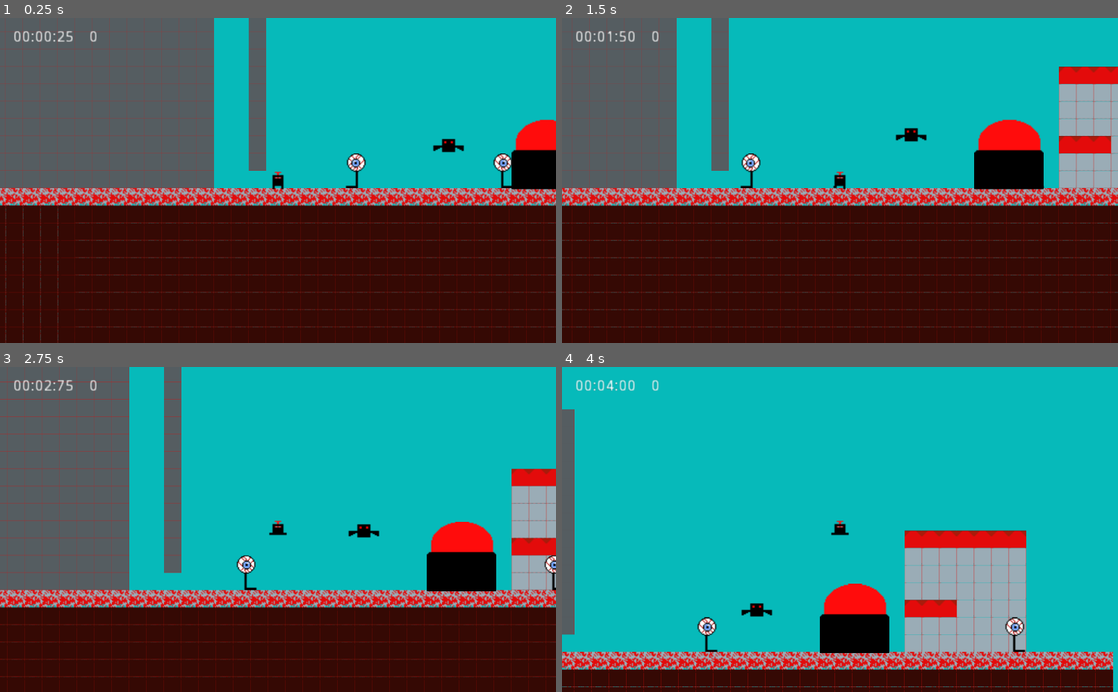
Above: before the commit, frames 1-4 (two rows, left to right).
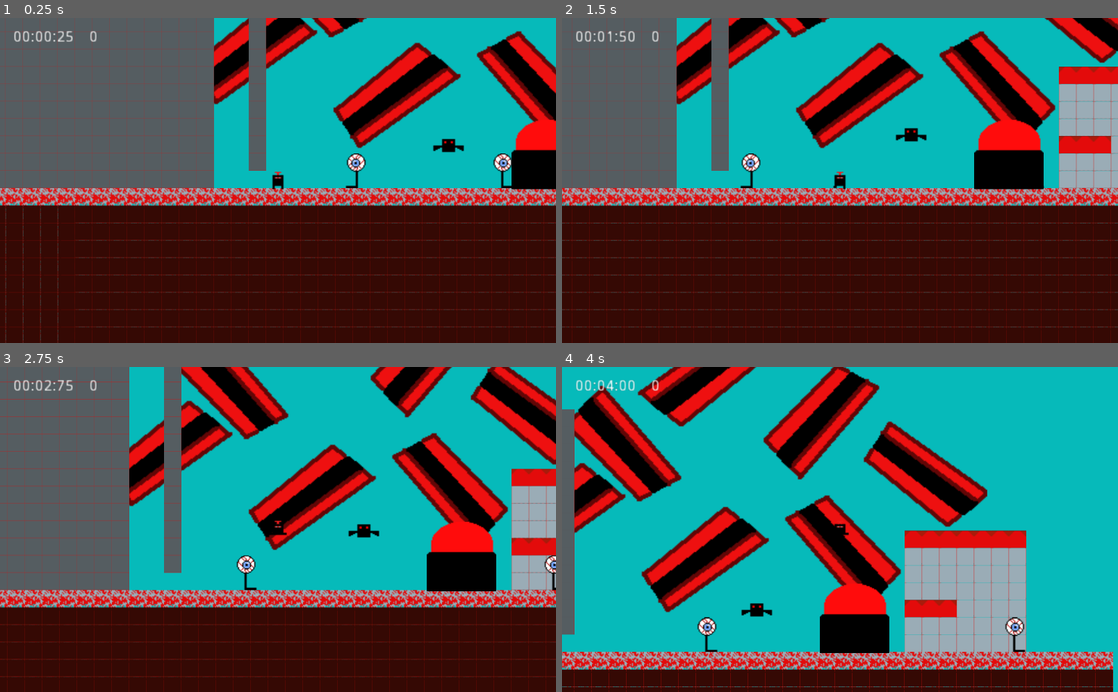
Above: after the commit, the same moments.

Repository: tompasini/Born4Lazers
Game: Godot game, scene res://Worlds/Red World/RedLevel1.tscn
Two runs of this game, one before a commit and one after it. Both use one fixed random seed, a clock stepped at 60 frames per second and the inputs below.
Inputs (mouse positions are in pixels of both pictures, inside the frame that each line leads up to):
- Up to frame 1 (0.25 s): no input
- Up to frame 2 (1.5 s): move the mouse to (962, 164) at 0.52 s; hold D (right) from 0.53 s (still down); tap Space (jump) at 0.6, 0.77, 1.07 s; move the mouse to (728, 196) at 1.27 s; tap Shift (run) at 1.35 s
- Up to frame 3 (2.75 s): tap Space (jump) at 1.52, 1.55, 1.82, 2.3 s; move the mouse to (333, 458) at 2.02 s; release D (right) at 2.03 s; hold A (left) from 2.03 s (still down); click (333, 458) at 2.1 s
- Up to frame 4 (4 s): move the mouse to (812, 594) at 2.77 s; release A (left) at 2.78 s; hold D (right) from 2.78 s (still down); tap Space (jump) at 2.85, 3.02, 3.32, 3.77, 3.8 s; move the mouse to (1006, 578) at 3.52 s; hold Shift (run) from 3.53 s (still down)

The runs differ from the first frame. In frame 1, 8.2% of the frame differs, in the area x 38-100%, y 0-41%; in frame 2, 10%; in frame 3, 15%; in frame 4, 20%, in the area x 2-77%, y 0-76%.

Commit message:
checking wall, and wall jump animation

Diff:
--- a/Enemies/Eyebes.tscn
+++ b/Enemies/Eyebes.tscn
@@ -9,9 +9,14 @@
 
 [sub_resource type="SpriteFrames" id=1]
 animations = [ {
-"frames": [ ExtResource( 1 ), ExtResource( 4 ) ],
+"frames": [ ExtResource( 5 ) ],
 "loop": true,
-"name": "walk",
+"name": "fall",
+"speed": 5.0
+}, {
+"frames": [ ExtResource( 6 ) ],
+"loop": true,
+"name": "hit",
 "speed": 5.0
 }, {
 "frames": [ ExtResource( 2 ) ],
@@ -19,14 +24,9 @@
 "name": "squished",
 "speed": 5.0
 }, {
-"frames": [ ExtResource( 6 ) ],
+"frames": [ ExtResource( 1 ), ExtResource( 4 ) ],
 "loop": true,
-"name": "hit",
-"speed": 5.0
-}, {
-"frames": [ ExtResource( 5 ) ],
-"loop": true,
-"name": "fall",
+"name": "walk",
 "speed": 5.0
 } ]
 
--- a/LZer.tscn
+++ b/LZer.tscn
@@ -10,8 +10,9 @@
 [ext_resource path="res://Assets/L Zer/Lzer Hit.png" type="Texture" id=8]
 [ext_resource path="res://Assets/L Zer/Lzer Walk 1.png" type="Texture" id=9]
 [ext_resource path="res://Assets/L Zer/Lzer Walk 2.png" type="Texture" id=10]
-[ext_resource path="res://Assets/L Zer/Lzer Wall Jump 2.png" type="Texture" id=11]
+[ext_resource path="res://Assets/L Zer/WallJumpLeft.png" type="Texture" id=11]
 [ext_resource path="res://Assets/L Zer/Lzer Wall Jump 1 Backwards.png" type="Texture" id=12]
+[ext_resource path="res://Assets/L Zer/Lzer Wall Jump 1.png" type="Texture" id=13]
 
 [sub_resource type="SpriteFrames" id=1]
 animations = [ {
@@ -33,6 +34,16 @@
 "frames": [ ExtResource( 4 ) ],
 "loop": true,
 "name": "jump",
+"speed": 5.0
+}, {
+"frames": [ ExtResource( 11 ) ],
+"loop": true,
+"name": "left_wall",
+"speed": 5.0
+}, {
+"frames": [ ExtResource( 13 ) ],
+"loop": true,
+"name": "right_wall",
 "speed": 5.0
 }, {
 "frames": [ ExtResource( 3 ) ],
@@ -66,5 +77,17 @@
 [node name="Timer" type="Timer" parent="."]
 wait_time = 3.0
 
+[node name="LeftSide" type="RayCast2D" parent="."]
+position = Vector2( -2, 0 )
+enabled = true
+cast_to = Vector2( -8, 0 )
+collision_mask = 3
+
+[node name="RightSide" type="RayCast2D" parent="."]
+position = Vector2( 2, 0 )
+enabled = true
+cast_to = Vector2( 8, 0 )
+collision_mask = 3
+
 [connection signal="animation_finished" from="AnimatedSprite" to="." method="_on_AnimatedSprite_animation_finished"]
 [connection signal="timeout" from="Timer" to="." method="_on_Timer_timeout"]
--- a/Scripts/Eybes.gd
+++ b/Scripts/Eybes.gd
@@ -13,7 +13,6 @@
 	$FloorChecker.enabled = detects_cliffs
 
 func  _physics_process(delta):
-
 	if(is_on_wall() || (!$FloorChecker.is_colliding() && detects_cliffs && is_on_floor())):
 		direction *= -1
 		$AnimatedSprite.flip_h = !$AnimatedSprite.flip_h
--- a/Scripts/LZer.gd
+++ b/Scripts/LZer.gd
@@ -5,6 +5,7 @@
 var alive = true
 var finished = false
 var direction = 1
+var oldDirection = 1
 var speedMultiplier = 1
 const SPEED = 90
 const JUMPFORCE = -550
@@ -47,9 +48,14 @@
 		else:
 			if(velocity.y < 0):
 				velocity.y = 0
+			$AnimatedSprite.flip_h = false
+			if($LeftSide.is_colliding()):
+				$AnimatedSprite.play("left_wall")
+			elif($RightSide.is_colliding()):
+				$AnimatedSprite.play("right_wall")
 			velocity.y += 5
 
-		if((Input.is_action_just_pressed("jump") && is_on_floor()) || (Input.is_action_just_pressed("jump") && is_on_wall())):
+		if((Input.is_action_just_pressed("jump") && is_on_floor()) || valid_wall_jump()):
 			jump()
 
 		velocity = move_and_slide(velocity, Vector2.UP)
@@ -57,6 +63,9 @@
 		if(is_on_floor()):
 			velocity.x = lerp(velocity.x, 0, 0.2)
 
+
+func valid_wall_jump():
+	return (Input.is_action_just_pressed("jump") && ((Input.is_action_pressed("right") && $LeftSide.is_colliding()) || (Input.is_action_pressed("left") && $RightSide.is_colliding())))
 
 func _on_FallZone_body_entered(body):
 	get_tree().reload_current_scene()
@@ -95,6 +104,7 @@
 			velocity.y = -700
 			velocity.x += (700 * direction)
 
+
 func _on_Timer_timeout():
 	get_tree().reload_current_scene()
 
--- a/Worlds/Red World/RedLevel1.tscn
+++ b/Worlds/Red World/RedLevel1.tscn
@@ -10,6 +10,7 @@
 [ext_resource path="res://Assets/Backgrounds/Red World/Background #1.png" type="Texture" id=8]
 [ext_resource path="res://Resources/Tilesets/RedTileset1.tres" type="TileSet" id=9]
 [ext_resource path="res://Resources/Tilesets/RedTilesetOneWay.tres" type="TileSet" id=10]
+[ext_resource path="res://Assets/Backgrounds/Red World/Background 3.png" type="Texture" id=11]
 
 [sub_resource type="RectangleShape2D" id=1]
 extents = Vector2( 24, 8 )
@@ -27,6 +28,11 @@
 position = Vector2( 443.5, 122.5 )
 scale = Vector2( 2.38594, 1.51042 )
 texture = ExtResource( 8 )
+
+[node name="Sprite2" type="Sprite" parent="."]
+position = Vector2( 54, 15.5 )
+scale = Vector2( 1.16875, 1.06458 )
+texture = ExtResource( 11 )
 
 [node name="TilesOneWay" type="TileMap" parent="."]
 tile_set = ExtResource( 10 )
Binary file added: Assets/Backgrounds/Red World/Background 2.png
Not shown, changed: Assets/Backgrounds/Red World/Background 2.png.import
Binary file added: Assets/Backgrounds/Red World/Background 3.png
Not shown, added: Assets/Backgrounds/Red World/Background 3.png.import
Renamed: Assets/L Zer/Lzer Wall Jump 2.png -> Assets/L Zer/WallJumpLeft.png
Not shown, added: Assets/L Zer/WallJumpLeft.png.import
Not shown: 1 places in LZer.tscn that only renumber resources
Not shown: 1 places in Worlds/Red World/RedLevel1.tscn that only renumber resources
